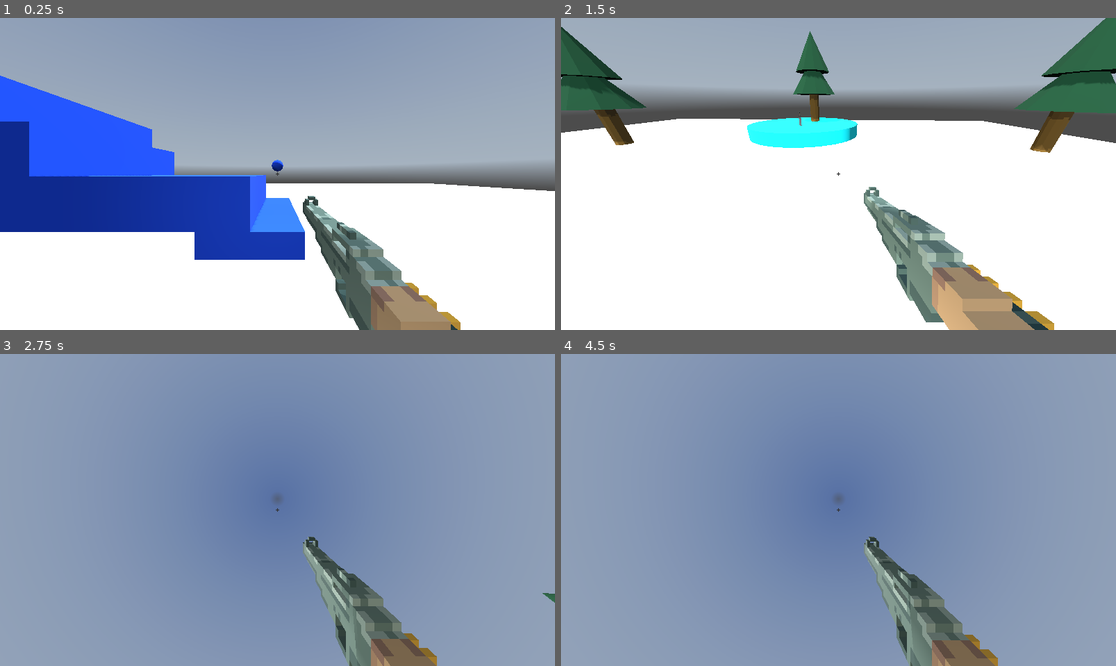
Above: before the commit, frames 1-4 (two rows, left to right).
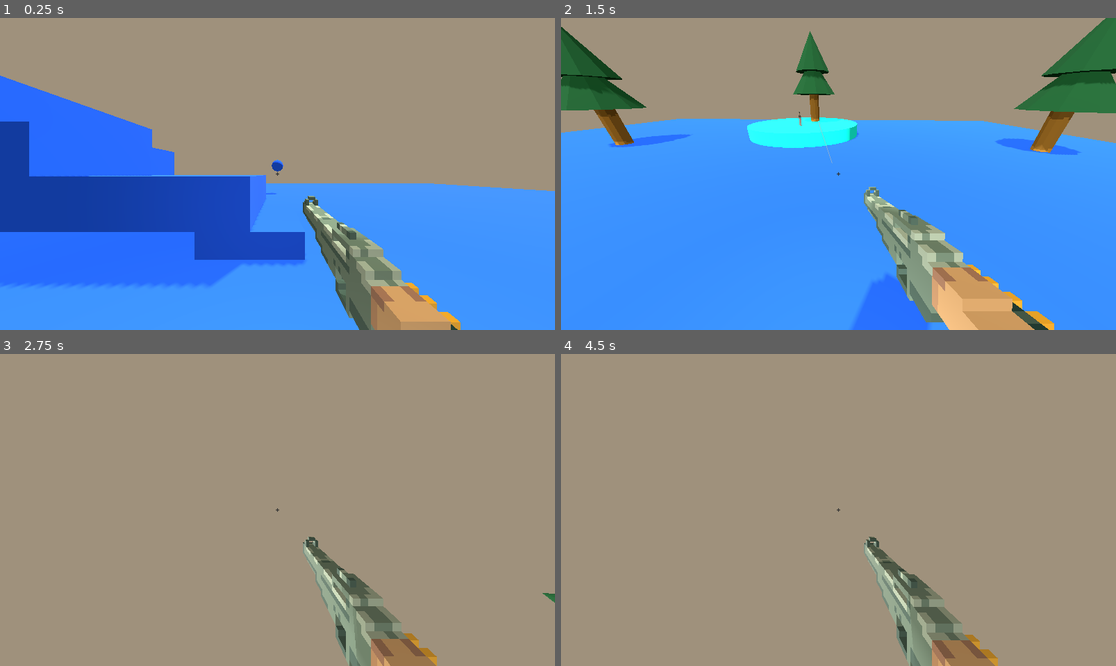
Above: after the commit, the same moments.

Repository: jmarison/godotOpenWorldTemplate
Game: Godot game, scene res://scenes/main.tscn
Two runs of this game, one before a commit and one after it. Both use one fixed random seed, a clock stepped at 60 frames per second and the inputs below. A sky picture missing from this copy of the repository is replaced by a grey-blue gradient.
Inputs (mouse positions are in pixels of both pictures, inside the frame that each line leads up to):
- Up to frame 1 (0.25 s): no input
- Up to frame 2 (1.5 s): tap Enter at 0.5 s; move the mouse to (960, 158) at 0.52 s; hold D (right) 0.53-1.28 s; click (960, 158) at 0.6 s; tap Space (jump) at 0.77 s; move the mouse to (727, 189) at 1.27 s; hold S (backwards) from 1.28 s (still down); click (727, 189) at 1.35 s
- Up to frame 3 (2.75 s): tap Space (jump) at 1.52 s; move the mouse to (333, 441) at 2.02 s; release S (backwards) at 2.03 s; hold D (right) from 2.03 s (still down); hold Shift (sprint) from 2.03 s (still down); click (333, 441) at 2.3 s
- Up to frame 4 (4.5 s): move the mouse to (810, 572) at 2.77 s; release D (right) at 2.78 s; release Shift (sprint) at 2.78 s; hold W (forward) 2.78-3.53 s; click (810, 572) at 2.85 s; tap Space (jump) at 3.02, 3.77 s; move the mouse to (1005, 556) at 3.52 s; hold A (left) from 3.53 s (still down); click (1005, 556) at 3.6 s; move the mouse to (672, 463) at 4.27 s; tap Shift (sprint) at 4.35 s

The runs differ from the first frame. In frame 1, 80% of the frame differs, in the area x 0-100%, y 0-100%; in frame 2, 90%; in frame 3, 98%; in frame 4, 98%.

Commit message:
Added Bullet Tracers

Diff:
--- /dev/null
+++ b/Objects/bullet_trail.tscn
@@ -0,0 +1,20 @@
+[gd_scene load_steps=3 format=3 uid="uid://yavq62bemc37"]
+
+[ext_resource type="Script" path="res://Scripts/bullet_trail.gd" id="1_vmiqh"]
+
+[sub_resource type="StandardMaterial3D" id="StandardMaterial3D_2ssv5"]
+transparency = 1
+albedo_color = Color(0.154876, 0.154876, 0.154876, 1)
+emission_enabled = true
+emission = Color(0.724643, 0.724643, 0.724643, 1)
+
+[node name="BulletTrail" type="MeshInstance3D"]
+material_override = SubResource("StandardMaterial3D_2ssv5")
+script = ExtResource("1_vmiqh")
+
+[node name="Timer" type="Timer" parent="."]
+wait_time = 0.25
+one_shot = true
+autostart = true
+
+[connection signal="timeout" from="Timer" to="." method="_on_timer_timeout"]
--- a/Objects/player.tscn
+++ b/Objects/player.tscn
@@ -28,11 +28,14 @@
 transform = Transform3D(1.25, 0, 0, 0, 1.25, 0, 0, 0, 1.25, 0, 0, 0)
 rotation_order = 0
 
-[node name="RayCast3D" type="RayCast3D" parent="Head/Camera3D"]
-transform = Transform3D(1, 0, 0, 0, 1, 0, 0, 0, 1, 0, 0.0629836, -0.430031)
+[node name="AimRay" type="RayCast3D" parent="Head/Camera3D"]
+transform = Transform3D(1, 0, 0, 0, 1, 0, 0, 0, 1, 0, 0, -0.633)
 target_position = Vector3(0, 0, -100)
-collision_mask = 2
+collision_mask = 3
 collide_with_areas = true
+
+[node name="AimRayEnd" type="Node3D" parent="Head/Camera3D"]
+transform = Transform3D(1, 0, 0, 0, 1, 0, 0, 0, 1, 0, 0, -100.633)
 
 [node name="OmniLight3D" type="OmniLight3D" parent="."]
 light_energy = 0.628
--- a/Objects/shotgun.tscn
+++ b/Objects/shotgun.tscn
@@ -183,3 +183,6 @@
 transform = Transform3D(-0.16, 0, -6.03983e-08, 0, 0.4, 0, 2.41593e-08, 0, -0.4, 0.0147118, 0.0284136, 0.419278)
 mesh = SubResource("PlaneMesh_x3sdb")
 surface_material_override/0 = SubResource("StandardMaterial3D_ibvaf")
+
+[node name="Barrel" type="Node3D" parent="."]
+transform = Transform3D(1, 0, 0, 0, 1, 0, 0, 0, 1, 0.0116021, 0.0197447, 0.40887)
--- /dev/null
+++ b/Scripts/bullet_trail.gd
@@ -0,0 +1,26 @@
+extends MeshInstance3D
+
+var alpha = 1.0
+
+# Called when the node enters the scene tree for the first time.
+func _ready() -> void:
+	var dup_mat = material_override.duplicate()
+	material_override = dup_mat
+
+func init(pos1, pos2):
+	var draw_mesh = ImmediateMesh.new()
+	mesh = draw_mesh
+	draw_mesh.surface_begin(Mesh.PRIMITIVE_LINES, material_override)
+	draw_mesh.surface_add_vertex(pos1)
+	draw_mesh.surface_add_vertex(pos2)
+	draw_mesh.surface_end()
+
+
+# Called every frame. 'delta' is the elapsed time since the previous frame.
+func _process(delta: float) -> void:
+	alpha -= delta * 3.5
+	material_override.albedo_color.a = alpha
+
+
+func _on_timer_timeout() -> void:
+	queue_free()
--- a/Scripts/player.gd
+++ b/Scripts/player.gd
@@ -7,17 +7,20 @@
 var t_bob = 0.0
 
 
+
 var look_dir: Vector2
 @onready var head = $Head
 @onready var camera = $Head/Camera3D
 #guns
 @onready var shotgun = $Head/Camera3D/Shotgun
 @onready var shotgunShootAnimation = $Head/Camera3D/Shotgun/AnimationPlayer
+@onready var barrel = $Head/Camera3D/Shotgun/Barrel
 
-@onready var LOS = $Head/Camera3D/RayCast3D
+@onready var LOS = $Head/Camera3D/AimRay
+@onready var endLOS = $Head/Camera3D/AimRayEnd
 
-
-
+var bullet_trail = load("res://Objects/bullet_trail.tscn")
+var instance
 
 var camera_sens = 50
 var capMouse = false
@@ -55,8 +58,8 @@
 			Input.set_mouse_mode(Input.MOUSE_MODE_CAPTURED)
 		else:
 			Input.set_mouse_mode(Input.MOUSE_MODE_VISIBLE)
-	if Input.is_action_just_pressed("lmb") && !shotgunShootAnimation.is_playing():
-		shotgunShootAnimation.play("shotgunShoot")
+	if Input.is_action_just_pressed("lmb"):
+		_shoot()
 
 
 	#head bob
@@ -90,6 +93,11 @@
 func _shoot():
 	if !shotgunShootAnimation.is_playing():
 		shotgunShootAnimation.play("shotgunShoot")
+		instance = bullet_trail.instantiate()
 		if LOS.is_colliding():
-			if LOS.getcollider.is_in_group("enemy"):
-				LOS.get_collider().hit()
+			instance.init(barrel.global_position, LOS.get_collision_point())
+			#if LOS.get_collider.is_in_group("enemy"):
+				#LOS.get_collider().hit()
+		else:
+			instance.init(barrel.global_position, endLOS.global_position)
+		get_parent().add_child(instance)
--- a/scenes/main.tscn
+++ b/scenes/main.tscn
@@ -16,7 +16,9 @@
 sky_material = SubResource("PanoramaSkyMaterial_ufiw8")
 
 [sub_resource type="Environment" id="Environment_80wie"]
-background_mode = 2
+background_mode = 1
+background_color = Color(0.972659, 0.886775, 0.761834, 1)
+background_energy_multiplier = 0.64
 sky = SubResource("Sky_o4xql")
 
 [sub_resource type="BoxShape3D" id="BoxShape3D_gcrnv"]
@@ -57,6 +59,7 @@
 
 [node name="MeshInstance3D" type="MeshInstance3D" parent="Ground"]
 transform = Transform3D(1, 0, 0, 0, 1, 0, 0, 0, 1, 0, -1, 0)
+material_override = ExtResource("2_hqlnn")
 mesh = SubResource("BoxMesh_3v66s")
 
 [node name="blocks" type="CSGBox3D" parent="Ground"]
Not shown: 2 places in Tile Maps/blocks.tres that only renumber resources
